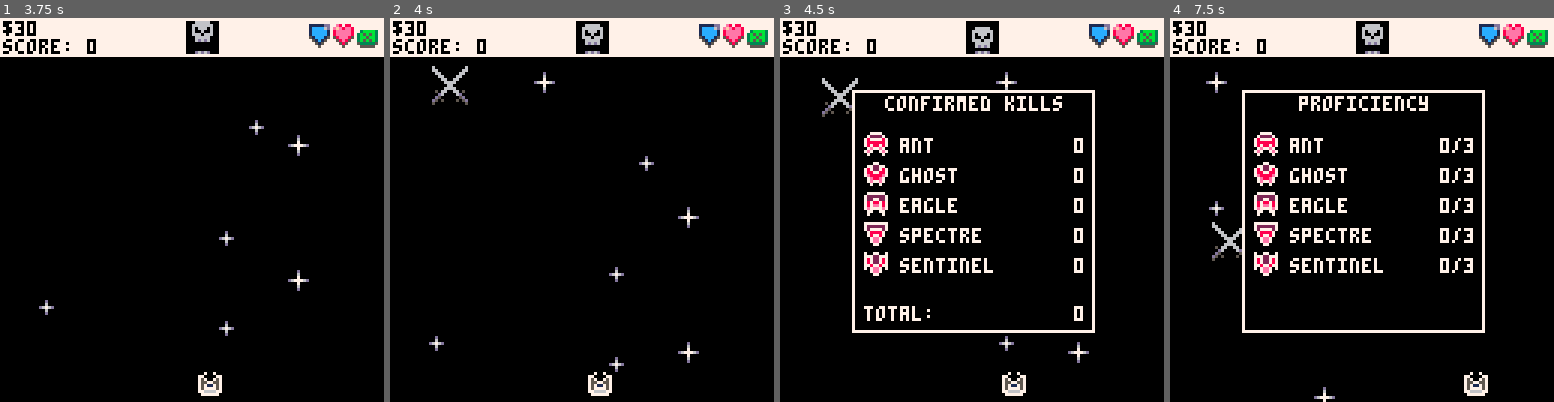
Above: before the commit, frames 1-4 (left to right).
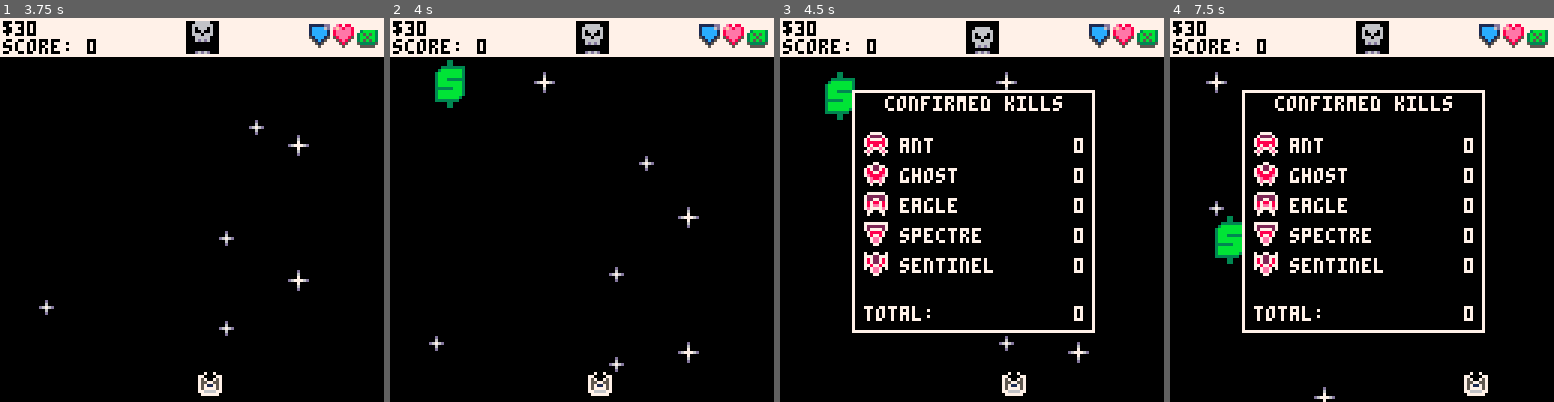
Above: after the commit, the same moments.

Repository: NinetiesPaul/Orion-s-Defender
Game: PICO-8 cartridge orionsdefender.p8
Same seed, same stepped clock (60 frames per second), same inputs: the game is played once before the commit and once after it.
Inputs:
- Up to frame 1 (3.75 s): tap X (X key) at 0.33, 1.07, 1.85, 2.97 s; tap O (Z key) at 0.7, 1.7, 2.1, 2.5, 2.9, 3.3, 3.7 s; hold Right 1.6-2.1 s; hold Up 2.15-2.42 s; hold Right 2.47-3.03 s; hold Left 3.08-3.58 s; hold Down from 3.63 s (still down)
- Up to frame 2 (4 s): release Down at 3.97 s
- Up to frame 3 (4.5 s): hold Right from 4.02 s (still down); tap X (X key) at 4.08 s; tap O (Z key) at 4.1 s
- Up to frame 4 (7.5 s): tap O (Z key) every 0.4 s from 4.5 to 7.3 s; release Right at 4.68 s; hold Up 4.73-5.03 s; hold Left 5.08-5.68 s; tap X (X key) at 5.2, 6.32, 7.43 s; hold Down 5.73-6.03 s; hold Right 6.08-6.58 s; hold Right 6.63-7.13 s; hold Up 7.18-7.45 s

Frame 1 is identical in both runs. In frame 2, 0.8% of the frame differs, in the area x 10-21%, y 10-24%; in frame 3, 0.8%; in frame 4, 2.3%, in the area x 10-79%, y 20-79%.

Commit message:
removed some debug; improvement on pause menu info; improvement on special ammo parameters

Diff:
--- a/orionsdefender.p8
+++ b/orionsdefender.p8
@@ -22,8 +22,8 @@
 	pirate_rep = 1
 	clock = 0
 	current_view = 6
-	show_stats = false
-	stats_page = 1
+	pause_menu = false
+	pause_menu_page = 1
 	help_text_y = 0
 	stars = {}
 
@@ -53,36 +53,49 @@
 		"stun" -- 4
 	}
 	current_ammo_mode = 1
-	current_weapon_system_lv = 1 -- [to do] shopify ammo system upgrade
+	current_weapon_system_lv = 3
 	special_ammo_lvls = { 4, 6, 8 }
 
 	laser_cooldown_lvls = { 75, 45, 15 }
 	laser_dmg_lvls = { 1.7, 2.4, 2.9 }
 	laser_lv = 1
-	bullet_damage = laser_dmg_lvls[laser_lv] -- [to do] rename bullet named variables to laser and other ammo types
-	bullet_cooldown = false
-	bullet_cooldown_counter = 0
-	bullet_cooldown_rate = laser_cooldown_lvls[laser_lv]
-
+	laser_dmg = laser_dmg_lvls[laser_lv]
+	laser_cooldown = false
+	laser_cooldown_counter = 0
+	laser_cooldown_rate = laser_cooldown_lvls[laser_lv]
+
+	missile_cooldown_lvls = { 120, 90, 75 }
+	missile_dmg_lvls = { 2.5, 3.2, 4.1 }
 	missile_lv = 1
-	missile_damage = 2.5
+	missile_damage = missile_dmg_lvls[missile_lv]
 	missile_cooldown = false
 	missile_cooldown_counter = 0
+	missile_cooldown_rate = missile_cooldown_lvls[missile_lv]
 	missile_max_capacity = special_ammo_lvls[missile_lv]
 	missile_n = 2
 	missile_locked_on_enemy = null
 
+	stun_cooldown_lvls = { 100, 75, 45 }
+	stun_dmg_lvls = { 0.7, 0.9, 1.1 }
+	stun_proximity_dmg_lvs = { 0.035, 0.05, 0.075 }
 	stun_lv = 1
-	stun_damage = 0.75
+	stun_damage = stun_dmg_lvls[stun_lv]
+	stun_proximity_dmg = stun_proximity_dmg_lvs[stun_lv]
 	stun_cooldown = false
 	stun_cooldown_counter = 0
+	stun_cooldown_rate = stun_cooldown_lvls[stun_lv]
 	stun_max_capacity = special_ammo_lvls[stun_lv]
 	stun_n = 4
 
+	cluster_cooldown_lvls = { 95, 70, 35 }
+	cluster_dmg_lvls = { 0.5, 0.65, 0.7 }
+	cluster_frag_dmg_lvls = { 0.85, 1.15, 1.3 }
 	cluster_lv = 1
-	cluster_damage = 0.5
+	cluster_damage = cluster_dmg_lvls[cluster_lv]
+	cluster_frag_damage = cluster_frag_dmg_lvls[cluster_lv]
 	cluster_cooldown = false
 	cluster_cooldown_counter = 0
+	cluster_cooldown_rate = cluster_cooldown_lvls[cluster_lv]
 	cluster_max_capacity  = special_ammo_lvls[cluster_lv]
 	cluster_n = 3
 
@@ -301,38 +314,100 @@
 	-- rect(0,0,127,127, 7)
 	if (current_view == 1 or current_view == 2 or current_view == 4) draw_ui()
 	if (current_view == 1 or current_view == 2 or current_view == 6) foreach(stars, draw_star)
+	if (current_view == 1 or current_view == 2 and not transition_animation) spr(ship_spr,ship_x,ship_y)
 
 	if current_view == 1 then -- world
 		draw_threat()
-		spr(ship_spr,ship_x,ship_y)
 		foreach(encounters, draw_encounter)
 
-		if show_stats then
+		if pause_menu then
 			rect(24,24,104,104, 7)
 			palt(0, false) rectfill(25,25,103,103, 0) palt(0, true)
 
-			linect = 0
-			for e in all(enemy_list) do
-				spr(e.spr_ok, 28, 38 + linect * 10)
-				print(e.name, 40, 40 + linect * 10, 7)
-				if (stats_page == 1) print(e.n_destroyed, 98, 40 + linect * 10, 7)
-				if (stats_page == 2) print(e.knowledge_level .. "/3", 90, 40 + linect * 10, 7)
-				linect+=1
-			end
-
-			if stats_page == 1 then
+			if pause_menu_page == 1 or  pause_menu_page == 2 then
+				linect = 0
+				for e in all(enemy_list) do
+					spr(e.spr_ok, 28, 38 + linect * 10)
+					print(e.name, 40, 40 + linect * 10, 7)
+					if (pause_menu_page == 1) print(e.n_destroyed, 98, 40 + linect * 10, 7)
+					if (pause_menu_page == 2) print(e.knowledge_level .. "/3", 90, 40 + linect * 10, 7)
+					linect+=1
+				end
+			end
+
+			if pause_menu_page == 1 then
 				print("confirmed kills", 35, 26, 7)
 				print("total: ", 28, 96, 7)
 				print(total_enemies_destroyed, 98, 96, 7)
-			elseif stats_page == 2 then
+			elseif pause_menu_page == 2 then
 				print("proficiency", 43, 26, 7)
+			elseif pause_menu_page == 3 then
+				print("ship and hull", 42, 26, 7)
+
+				print("health system lv", 28, 40, 7)
+				print(current_stat_health_lvl, 98, 40, 7)
+				print("armor system lv", 28, 48, 7)
+				print(current_stat_armor_lvl, 98, 48, 7)
+				spr(003, 28, 58)
+				print("health", 37, 59, 7)
+				print(health.."/"..current_max_health, 90, 58, 7)
+				spr(004, 28, 68)
+				print("armor", 37, 69, 7)
+				print(armor.."/"..current_max_armor, 90, 68, 7)
+				spr(005, 28, 78)
+				print("fuel", 37, 79, 7)
+				print(flr(fuel).."/"..max_fuel, 82, 78, 7)
+			elseif pause_menu_page == 4 then
+				print("main weapon system", 29, 26, 7)
+
+				print("system lv", 28, 40, 7)
+				print(laser_lv, 98, 40, 7)
+				print("damage", 28, 48, 7)
+				print(laser_dmg, 90, 48, 7)
+				print("reload time", 28, 56, 7)
+				print(laser_cooldown_rate, 94, 56, 7)
+			elseif pause_menu_page == 5 then
+				print("guided wpn system", 30, 26, 7)
+
+				print("system lv", 28, 40, 7)
+				print(missile_lv, 98, 40, 7)
+				print("damage", 28, 48, 7)
+				print(missile_damage, 90, 48, 7)
+				print("reload time", 28, 56, 7)
+				print(missile_cooldown_rate, 90, 56, 7)
+				print("stockpile", 28, 64, 7)
+				print(missile_n.."/"..missile_max_capacity, 90, 64, 7)
+			elseif pause_menu_page == 6 then
+				print("cluster wpn system", 30, 26, 7)
+
+				print("system lv", 28, 40, 7)
+				print(cluster_lv, 98, 40, 7)
+				print("damage", 28, 48, 7)
+				print(cluster_damage, 90, 48, 7)
+				print("cluster dmg", 28, 56, 7)
+				print(cluster_frag_damage, 86, 56, 7)
+				print("reload time", 28, 64, 7)
+				print(cluster_cooldown_rate, 90, 64, 7)
+				print("stockpile", 28, 72, 7)
+				print(cluster_n.."/"..cluster_max_capacity, 90, 72, 7)
+			elseif pause_menu_page == 7 then
+				print("stun weapon system", 30, 26, 7)
+
+				print("system lv", 28, 40, 7)
+				print(stun_lv, 98, 40, 7)
+				print("damage", 28, 48, 7)
+				print(stun_damage, 90, 48, 7)
+				print("prox damage", 28, 56, 7)
+				print(stun_proximity_dmg, 82, 56, 7)
+				print("reload time", 28, 64, 7)
+				print(stun_cooldown_rate, 90, 64, 7)
+				print("stockpile", 28, 72, 7)
+				print(stun_n.."/"..stun_max_capacity, 90, 72, 7)
 			end
 		end
 	end
 
 	if current_view == 2 then -- battle
-		spr(ship_spr,ship_x,ship_y)
-
 		foreach(enemies, draw_enemy)
 		foreach(enemy_bullets, draw_enemy_bullet)
 		foreach(bullets, draw_bullet)
@@ -427,7 +502,7 @@
 	update_icons()
 
 	if current_view == 1 then
-		if show_stats == false then
+		if pause_menu == false then
 			fuel -= fuel_comsumption
 			if (clock % 60 == 0) create_encounter()
 			if (fuel <= 0) current_view = 5
@@ -435,19 +510,23 @@
 		end
 
 		if btnp(4) then
-			if show_stats then
-				show_stats = false
+			if pause_menu then
+				pause_menu = false
+				pause_menu_page = 1
 			else
-				show_stats = true
-			end
-		end
-
-		if show_stats then
+				pause_menu = true
+			end
+		end
+
+		if pause_menu then
 			if btnp(0) then
-				if (stats_page > 1) stats_page -=1
+				if (pause_menu_page > 1) pause_menu_page -=1
 			elseif btnp(1) then
-				if (stats_page < 2) stats_page +=1
-			end
+				if (pause_menu_page < 7) pause_menu_page +=1
+			end
+
+			if (pause_menu_page == 6 and current_weapon_system_lv < 2)  pause_menu_page = 5
+			if (pause_menu_page == 7 and current_weapon_system_lv < 3)  pause_menu_page = 6
 		end
 	end
 
@@ -600,6 +679,7 @@
 	left_side = 0
 	right_side = 127
 	animation_direction = "in"
+	ship_x = 64
 end
 
 function draw_missile(m)
@@ -723,7 +803,6 @@
 		enemy_count -= 1
 	end
 
-	ship_x = 64
 	encounters = {}
 	battle_started = true
 end
@@ -812,8 +891,8 @@
 	missile_locked_on_enemy = null
 	battle_started = false
 	battle_rewards = 0
-	bullet_cooldown = false
-	bullet_cooldown_counter = 0
+	laser_cooldown = false
+	laser_cooldown_counter = 0
 	missile_cooldown = false
 	missile_cooldown_counter = 0
 	stun_cooldown = false
@@ -897,7 +976,7 @@
 
 function create_encounter()
 	local random_factor = rnd()
-	type = (random_factor <= 0.7) and 1 or (random_factor <= 0.875) and 2 or 3
+	type = 2 -- (random_factor <= 0.7) and 1 or (random_factor <= 0.875) and 2 or 3
 
 	local encounter = {}
 	encounter.x = rnd({ 12, 36, 64, 96, 108})
@@ -974,15 +1053,15 @@
 
 function fire()
 	if btnp(4) then
-		if current_ammo_mode == 1 and not bullet_cooldown then
+		if current_ammo_mode == 1 and not laser_cooldown then
 			local bullet = {}
 			bullet.mode = "laser"
 			bullet.x = ship_x
 			bullet.y = ship_y - 8
 			bullet.spr = 001
-			bullet.damage = bullet_damage
+			bullet.damage = laser_dmg
 			add(bullets, bullet)
-			bullet_cooldown = true
+			laser_cooldown = true
 		elseif current_ammo_mode == 2 and missile_n > 0 and not missile_cooldown then
 			local missile = {}
 			missile.x = ship_x
@@ -1012,6 +1091,7 @@
 			bullet.y = ship_y - 8
 			bullet.spr = 048
 			bullet.damage = stun_damage
+			bullet.proximity_dmg = stun_proximity_dmg
 			add(bullets, bullet)
 			stun_cooldown = true
 			stun_n -= 1
@@ -1032,24 +1112,24 @@
 		end
 	end
 
-	if bullet_cooldown then
-		bullet_cooldown_counter += 1
-		if (bullet_cooldown_counter % bullet_cooldown_rate == 0) bullet_cooldown_counter = 0 bullet_cooldown = false
+	if laser_cooldown then
+		laser_cooldown_counter += 1
+		if (laser_cooldown_counter % laser_cooldown_rate == 0) laser_cooldown_counter = 0 laser_cooldown = false
 	end
 
 	if missile_cooldown then
 		missile_cooldown_counter += 1
-		if (missile_cooldown_counter % 90 == 0 and count(enemies) > 0) missile_cooldown_counter = 0 missile_cooldown = false
+		if (missile_cooldown_counter % missile_cooldown_rate == 0) missile_cooldown_counter = 0 missile_cooldown = false -- [detail] removed (and count(enemies) > 0)
 	end
 
 	if stun_cooldown then
 		stun_cooldown_counter += 1
-		if (stun_cooldown_counter % 90 == 0) stun_cooldown_counter = 0 stun_cooldown = false
+		if (stun_cooldown_counter % stun_cooldown_rate == 0) stun_cooldown_counter = 0 stun_cooldown = false
 	end
 
 	if cluster_cooldown then
 		cluster_cooldown_counter += 1
-		if (cluster_cooldown_counter % 90 == 0) cluster_cooldown_counter = 0 cluster_cooldown = false
+		if (cluster_cooldown_counter % cluster_cooldown_rate == 0) cluster_cooldown_counter = 0 cluster_cooldown = false
 	end
 end
 
@@ -1107,7 +1187,7 @@
 	for e in all(enemies) do
 		if b.mode == "stun" and e.energy > 0 then
 			if e.x >= b.x-12 and e.x <= b.x+20 and e.y >= b.y-12 and e.y <= b.y+20 then
-				e.energy -= 0.035
+				e.energy -= b.proximity_dmg
 				e.stunned = true
 			else
 				e.stunned = false
@@ -1125,7 +1205,7 @@
 				e.energy -= damage
 				e.stunned = false
 
-				if (e.energy <= 0) create_warning("knocked out!", e) -- [to do] increase energy dealing damage but implement time to reboot
+				if (e.energy <= 0) create_warning("knocked out!", e)
 			else
 				e.health -= damage
 
@@ -1167,7 +1247,7 @@
 		bullet.x = b.x + (8 * pos_y[i])
 		bullet.y = b.y
 		bullet.spr = 000
-		bullet.damage = 0.7
+		bullet.damage = cluster_frag_damage[cluster_lv]
 		bullet.angle = pos_y[i]
 		add(bullets, bullet)
 	end
@@ -1186,7 +1266,7 @@
 	end
 
 	total_enemies_destroyed += 1
-	if (pirate_rep < 3 and total_enemies_destroyed % 2 == 0) pirate_rep += 1 -- [debug] base 15
+	if (pirate_rep < 3 and total_enemies_destroyed % 15 == 0) pirate_rep += 1
 
 	score += e.score
 	battle_rewards += flr(10 + (e.reward * (pirate_rep/2))) + e.bounty
@@ -1221,7 +1301,7 @@
 end
 
 function move()
-	if show_stats == false then -- [code improv] free movement only on free mode or on battle after battle started (enemy creation)
+	if not pause_menu then -- [code improv] free movement only on free mode or on battle after battle started (enemy creation)
 		if (btn(1) and ship_x < 120) ship_x+=2
 		if (btn(0) and ship_x > 0) ship_x-=2
 	end
@@ -1452,8 +1532,8 @@
 				if laser_lv < 3 then
 					scraps -= price
 					laser_lv += 1
-					bullet_damage = laser_dmg_lvls[laser_lv]
-					bullet_cooldown_rate = laser_cooldown_lvls[laser_lv]
+					laser_dmg = laser_dmg_lvls[laser_lv]
+					laser_cooldown_rate = laser_cooldown_lvls[laser_lv]
 					current_shop_item.price = price * laser_lv
 					shop_last_bought = "laser weapon upgraded"
 					if (laser_lv == 3) current_shop_item.enabled = false
